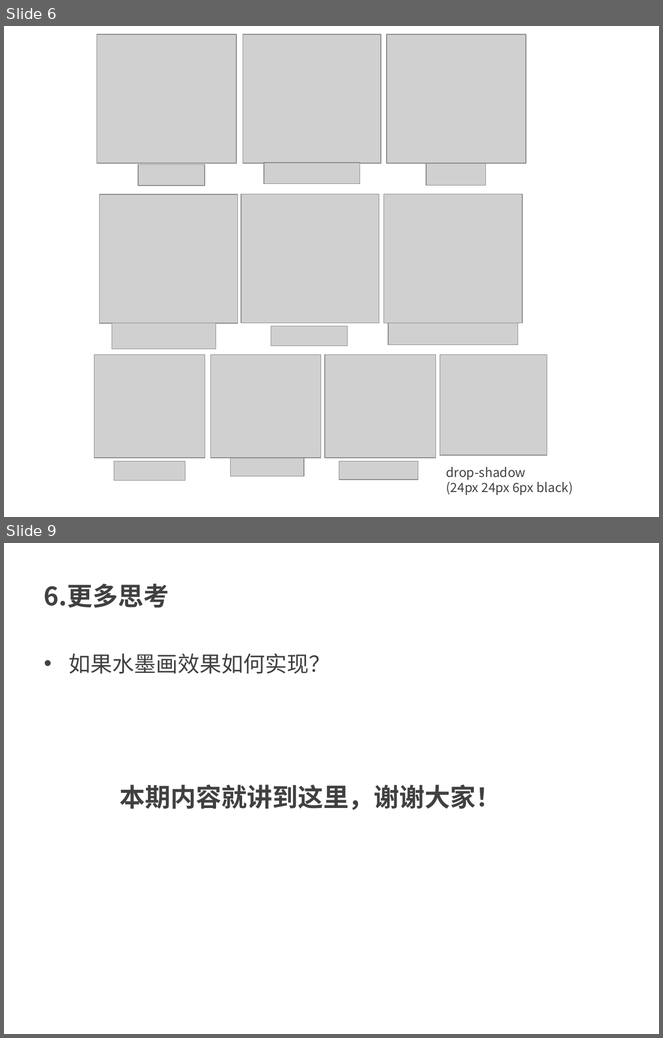
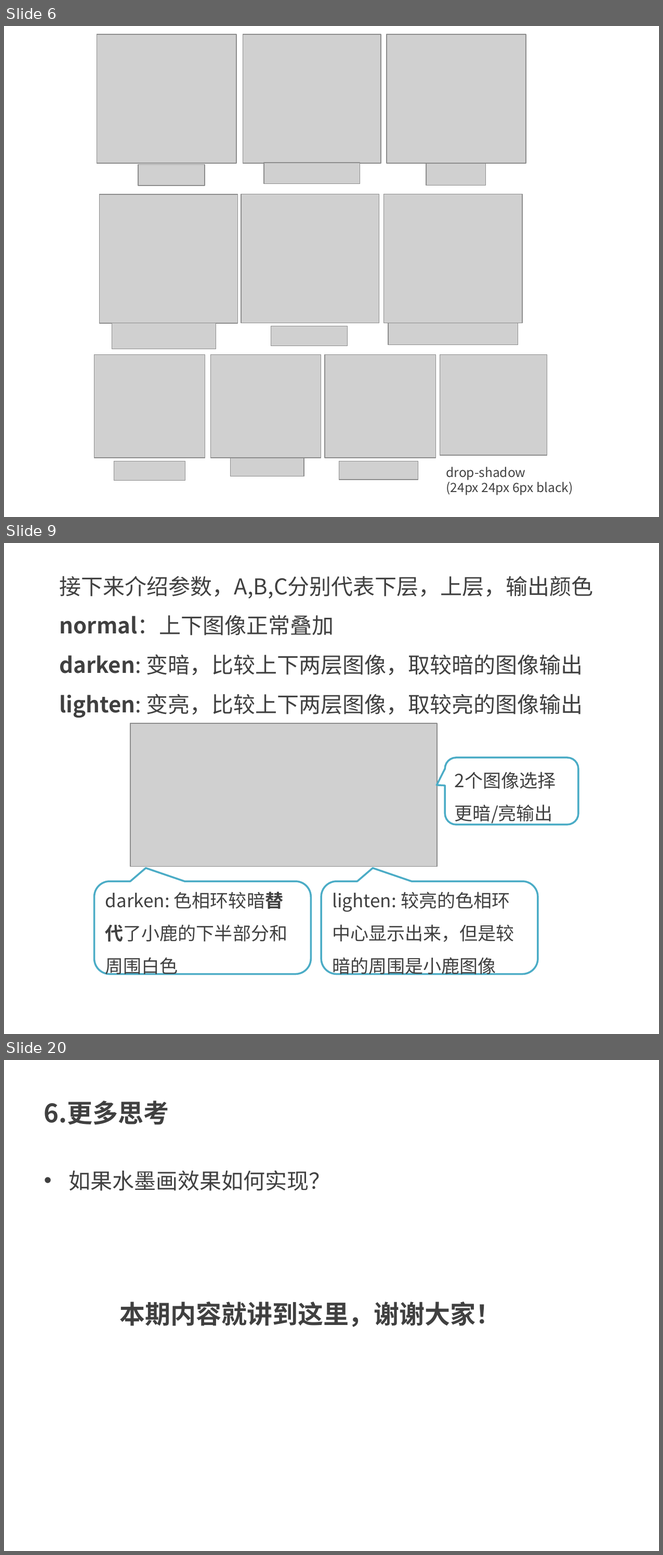
Before and after one commit to kong66/webAni, a slide deck: 35-css-filter/35.pptx. Shown one above the other, each under a label of ours: slides 6 and 9 before the commit, slides 6, 9 and 20 after it; the slides between them are not shown. The pictures are 663x1038 and 663x1555 pixels, drawn with LibreOffice and Linux fonts; fonts in the diff are those of the drawing; grey boxes stand for pictures. Boxes give left, top, right and bottom in pixels: in the first picture for what was removed or moved away, otherwise in the second. Text is boxed around its words. In the diff, an @@ line names an element or a change of style, - is before the commit and + after.

```diff
--- a/35-css-filter/35.pptx
+++ b/35-css-filter/35.pptx
@@ slide 9 added at [4,543,659,1034], background #FFFFFF @@
@@ text added at [60,576,594,718], 24 pt, text #404040 @@
+接下来介绍参数，A,B,C分别代表下层，上层，输出颜色
+normal：上下图像正常叠加
+darken: 变暗，比较上下两层图像，取较暗的图像输出
+lighten: 变亮，比较上下两层图像，取较亮的图像输出
@@ picture added at [130,723,437,866] @@
@@ rounded speech box added at [445,758,579,825], fill #FFFFFF, outline #4BACC6 2 pt, 20 pt, text #404040 @@
+2个图像选择更暗/亮输出
@@ rounded speech box added at [94,882,311,975], fill #FFFFFF, outline #4BACC6 2 pt, 20 pt, text #404040 @@
+darken: 色相环较暗替代了小鹿的下半部分和周围白色
@@ rounded speech box added at [321,882,538,975], fill #FFFFFF, outline #4BACC6 2 pt, 20 pt, text #404040 @@
+lighten: 较亮的色相环中心显示出来，但是较暗的周围是小鹿图像
@@ what was slide 9 is now slide 20 @@
```
Also in this commit, not shown: 4 slides changed, 10 other slides added, 12 other files.
